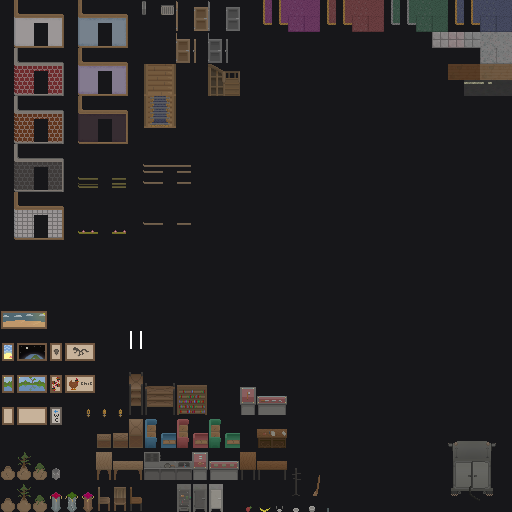
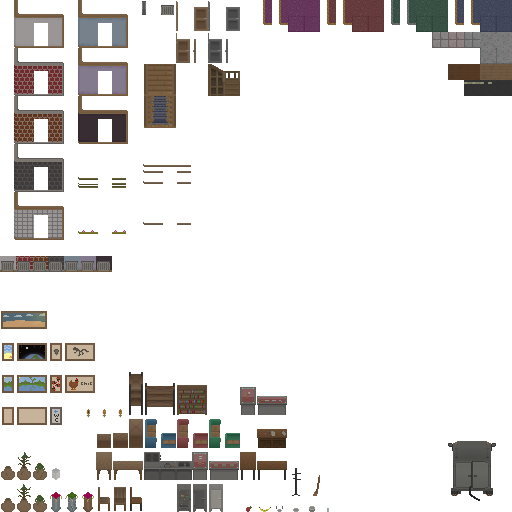
Before/after of a 512px x 512px layered artwork. What changed in the layer stack:
renamed "Layer 35" to "Layer 3", painted on it over [0, 0, 512, 512]
removed layer "Layer 32" over [1, 0, 512, 512]
hid "Layer 0" over [0, 0, 512, 512]
